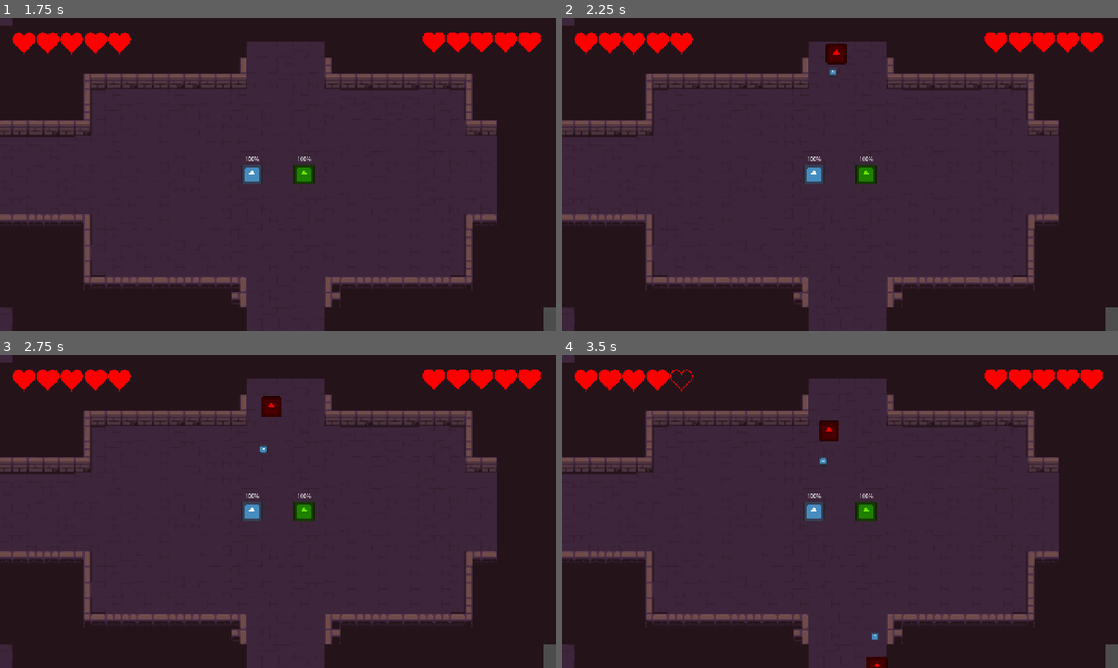
Above: before the commit, frames 1-4 (two rows, left to right).
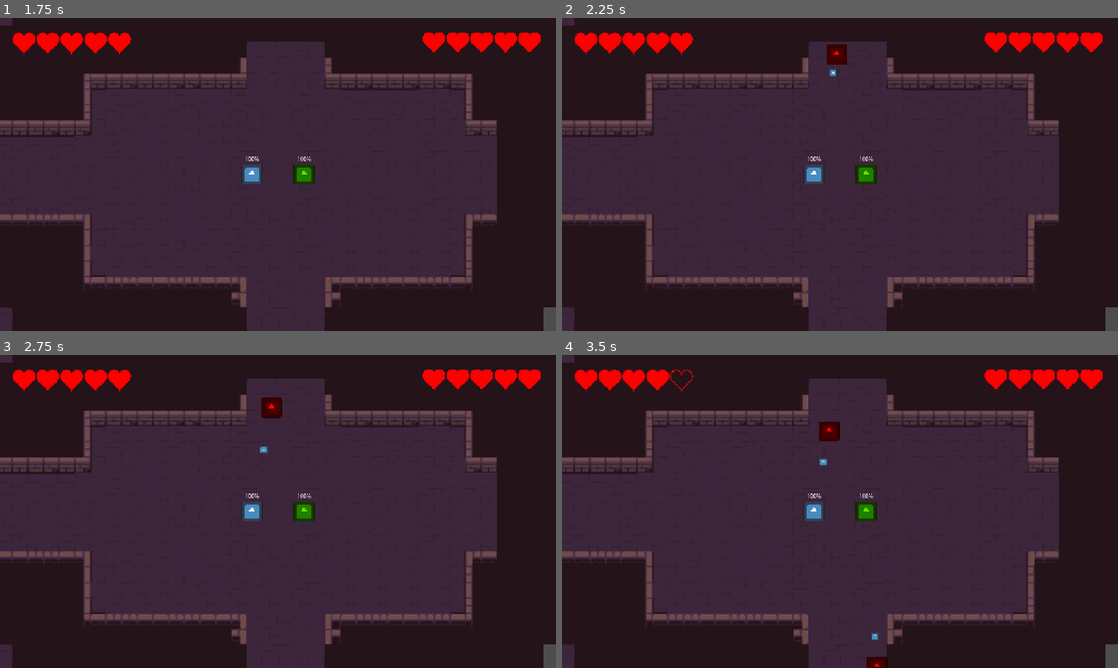
Above: after the commit, the same moments.

Repository: Herovero/CandlesOut
Game: Godot game, scene res://Scenes/main.tscn
The game is run twice, just before and just after one commit, with the same random seed, the same clock (stepped at 60 frames per second) and the same inputs. The engine's default icon, where the game draws it, is replaced by a stand-in: a white triangle on a blue panel in a dark square.
Inputs:
- Up to frame 1 (1.75 s): tap Enter at 0.5 s; tap Space at 1.25 s
- Up to frame 2 (2.25 s): no input
- Up to frame 3 (2.75 s): no input
- Up to frame 4 (3.5 s): no input

Frame 1 is identical in both runs. In frame 2, less than 0.1% of the frame differs, in the area x 47-52%, y 8-19%; in frame 3, less than 0.1%; in frame 4, less than 0.1%, in the area x 46-50%, y 20-36%.

Commit message:
cleaned up spawner and made item spawner

Diff:
--- /dev/null
+++ b/Scenes/Spawners/item_spawner.gd
@@ -0,0 +1,69 @@
+extends Node2D
+
+var items = [
+	preload("res://Scenes/item1.tscn"),
+	preload("res://Scenes/item1.tscn"),
+	preload("res://Scenes/item1.tscn"),
+	preload("res://Scenes/item1.tscn")
+]
+var can_spawn : bool = false
+@onready var spawn_area = $Area2D/CollisionShape2D
+@export var min_x: float = 0
+@export var min_y: float = 0
+var items_alive:int = 0
+const MAX_ITEMS:int = 5
+
+func get_random_spawn_position() -> Vector2:
+	var shape = spawn_area.shape as RectangleShape2D
+	var extents = shape.size / 2
+
+	# minimum distance from center
+	var rand_x: float
+	var rand_y: float
+
+	# randomly pick a side to spawn on
+	if randf() > 0.5:
+		# spawn on left or right side
+		rand_x = randf_range(min_x, extents.x) * (1 if randf() > 0.5 else -1)
+		rand_y = randf_range(-extents.y, extents.y)
+		return spawn_area.global_position + Vector2(rand_x, rand_y)
+	else:
+		# spawn on top or bottom side
+		rand_x = randf_range(-extents.x, extents.x)
+		rand_y = randf_range(min_y, extents.y) * (1 if randf() > 0.5 else -1)
+		return spawn_area.global_position + Vector2(rand_x, rand_y)
+
+func set_spawn_state(state: bool) -> void:
+	can_spawn = state
+
+func spawn_one() -> void:
+	if not can_spawn:
+		return
+	if items_alive >= MAX_ITEMS:
+		return
+
+	var random_item = items[randi() % items.size()]
+	var item_instance = random_item.instantiate()
+	item_instance.global_position = get_random_spawn_position()
+	get_tree().current_scene.add_child(item_instance)
+
+	items_alive += 1
+	item_instance.tree_exited.connect(_on_item_removed)
+
+func _on_item_removed() -> void:
+	items_alive -= 1
+
+# Called when the node enters the scene tree for the first time.
+func _ready() -> void:
+	Global.item_spawner = self
+	pass # Replace with function body.
+
+
+# Called every frame. 'delta' is the elapsed time since the previous frame.
+func _process(delta: float) -> void:
+	pass
+
+
+func _on_timer_timeout() -> void:
+	spawn_one()
+	pass # Replace with function body.
--- /dev/null
+++ b/Scenes/Spawners/item_spawner.tscn
@@ -0,0 +1,20 @@
+[gd_scene format=3 uid="uid://duwadq4gka1wx"]
+
+[ext_resource type="Script" uid="uid://wc6cjfawbxfg" path="res://Scenes/Spawners/item_spawner.gd" id="1_qdwl7"]
+
+[sub_resource type="RectangleShape2D" id="RectangleShape2D_hjhgd"]
+size = Vector2(1069.25, 571)
+
+[node name="ItemSpawner" type="Node2D" unique_id=2051812496]
+script = ExtResource("1_qdwl7")
+
+[node name="Timer" type="Timer" parent="." unique_id=1505893970]
+wait_time = 3.0
+autostart = true
+
+[node name="Area2D" type="Area2D" parent="." unique_id=1857333751]
+
+[node name="CollisionShape2D" type="CollisionShape2D" parent="Area2D" unique_id=1073856262]
+shape = SubResource("RectangleShape2D_hjhgd")
+
+[connection signal="timeout" from="Timer" to="." method="_on_timer_timeout"]
--- a/Scenes/main.tscn
+++ b/Scenes/main.tscn
@@ -3,9 +3,10 @@
 [ext_resource type="PackedScene" uid="uid://c4sy607bwof83" path="res://Scenes/player.tscn" id="1_jjgbg"]
 [ext_resource type="PackedScene" uid="uid://d4mmodq5hen4l" path="res://Scenes/item1.tscn" id="1_jjvhh"]
 [ext_resource type="PackedScene" uid="uid://cqbq35ef7qsmd" path="res://Scenes/heart.tscn" id="2_8gbba"]
-[ext_resource type="PackedScene" uid="uid://ct8trhua4tgaq" path="res://Scenes/Spawner.tscn" id="5_21xkr"]
+[ext_resource type="PackedScene" uid="uid://ct8trhua4tgaq" path="res://Scenes/Spawners/Spawner.tscn" id="5_21xkr"]
 [ext_resource type="Texture2D" uid="uid://biv8vykh0s88f" path="res://Assets/2D Pixel Dungeon Asset Pack/character and tileset/Dungeon_Tileset.png" id="5_kry3j"]
-[ext_resource type="PackedScene" uid="uid://cqts1yegiva4h" path="res://Scenes/WaveManager.tscn" id="6_21xkr"]
+[ext_resource type="PackedScene" uid="uid://duwadq4gka1wx" path="res://Scenes/Spawners/item_spawner.tscn" id="6_6bp64"]
+[ext_resource type="PackedScene" uid="uid://cqts1yegiva4h" path="res://Scenes/Spawners/WaveManager.tscn" id="6_21xkr"]
 
 [sub_resource type="TileSetAtlasSource" id="TileSetAtlasSource_21xkr"]
 texture = ExtResource("5_kry3j")
@@ -135,7 +136,7 @@
 [node name="main" type="Node2D" unique_id=1941177541]
 
 [node name="item1" parent="." unique_id=839316503 instance=ExtResource("1_jjvhh")]
-position = Vector2(28, -165)
+position = Vector2(28, -164)
 
 [node name="Player1" parent="." unique_id=687220319 groups=["Players"] instance=ExtResource("1_jjgbg")]
 position = Vector2(-80, 0)
@@ -197,7 +198,7 @@
 [node name="Spawners" type="Node" parent="." unique_id=1638346625]
 
 [node name="Spawner" parent="Spawners" unique_id=1677051792 instance=ExtResource("5_21xkr")]
-position = Vector2(23, -388)
+position = Vector2(24, -386)
 
 [node name="Spawner2" parent="Spawners" unique_id=281733100 instance=ExtResource("5_21xkr")]
 position = Vector2(23, 529)
@@ -210,6 +211,9 @@
 position = Vector2(656, -1)
 rotation = -1.5707964
 
+[node name="ItemSpawner" parent="Spawners" unique_id=2051812496 instance=ExtResource("6_6bp64")]
+position = Vector2(-10, 24)
+
 [node name="WaveManager" parent="." unique_id=657000445 instance=ExtResource("6_21xkr")]
 
 [editable path="Player1"]
--- a/Scripts/Global.gd
+++ b/Scripts/Global.gd
@@ -2,6 +2,7 @@
 
 var wave
 var spawners: Array = []
+var item_spawner
 
 # Called when the node enters the scene tree for the first time.
 func _ready():
--- a/Scripts/spawner.gd
+++ b/Scripts/spawner.gd
@@ -46,7 +46,7 @@
 func spawn_one(enemy_toSpawn):
 	var ene = enemy_toSpawn.instantiate()
 	ene.position = get_random_spawn_position()
-	get_parent().add_child(ene)
+	get_tree().current_scene.add_child(ene)
 	# tell wave manager when this enemy dies
 	var wm = Global.wave
 	ene.tree_exited.connect(wm.on_enemy_died)
--- a/Scripts/wave_manager.gd
+++ b/Scripts/wave_manager.gd
@@ -70,4 +70,5 @@
 
 func _on_start_timer_timeout() -> void:
 	start_wave(1)
+	Global.item_spawner.set_spawn_state(true)
 	pass # Replace with function body.
Renamed: Scenes/Spawner.tscn -> Scenes/Spawners/Spawner.tscn
Renamed: Scenes/WaveManager.tscn -> Scenes/Spawners/WaveManager.tscn
Not shown, added: Scenes/Spawners/item_spawner.gd.uid
